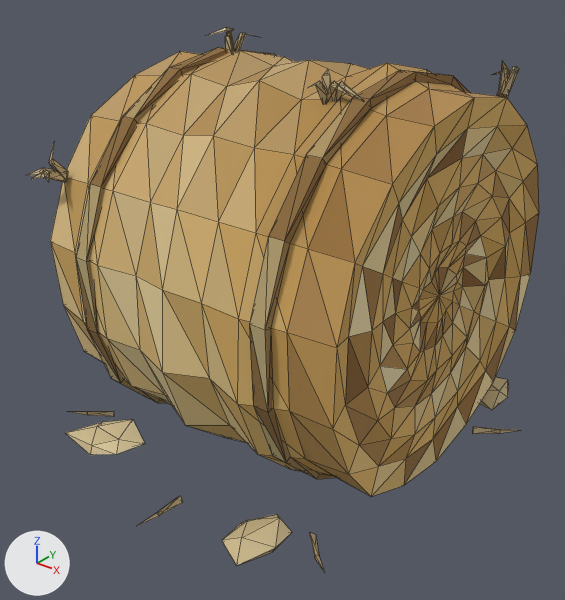
One commit to the glTF model examples/generated/hf-wave2/haystack-full.clunk-optimized.glb: the scene before it, then after it.
Rendered twice from a camera (50 mm lens) standing at (1.6, -2.14, 1.82) and looking at (-0.01, -0.12, 0.57). Arrows for +X, +Y and +Z are at lower left; the lights stay in place. The first picture is the older version. Mesh edges are drawn as thin lines. Where no turn or scale is listed for an object, it has been applied to the vertices. Vertices at exactly the same position are counted once.

Names of what the first picture shows: 'bale', 'loose_straw', 'twine'.
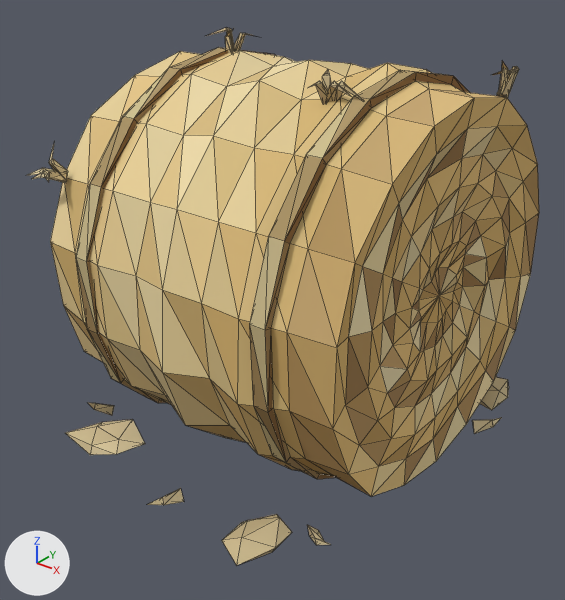
What differs and where, as boxes [x1, y1, x2, y2] in the pictures (565 x 600 px; the box of a moved part takes in the faces that stretch with it):
'loose_straw', reshaped: before [28, 27, 519, 571]; after [28, 27, 519, 565]
part 1 of me_mesh_0, recoloured: [50, 50, 538, 483] in both
part 2 of me_mesh_1, moved or reshaped: [134, 47, 275, 118] in both
part 3 of me_mesh_1, moved or reshaped: [323, 70, 453, 157] in both
part 4 of me_mesh_1, recoloured: [76, 47, 470, 476] in both
part 5 of me_mesh_2, deleted: before [473, 427, 518, 434]
part 6 of me_mesh_2, deleted: before [137, 496, 183, 526]
part 7 of me_mesh_2, deleted: before [71, 411, 114, 416]
part 8 of me_mesh_2, deleted: before [310, 533, 324, 571]
part 9 of me_mesh_2, added: after [88, 403, 331, 545]
part 10 of me_mesh_2, added: after [472, 418, 501, 434]
part 11 of me_mesh_2, recoloured: [28, 27, 519, 183] in both

Edits to the bpy script that builds the scene:
```text
Change me_mesh_0:
    where me_mesh_0.from_pydata(...)  # 380 vertices, 756 faces; spans x -0.604..0.604, y -0.736..0.725, z 0.0..1.424
    used by ob_bale; location = (0.0, 0.0, 0.0)
    me_mesh_0 part 1: 745 kept faces spanning x -0.604..0.604, y -0.736..0.725, z 0.0..1.424 get new vertex colours
Change me_mesh_1:
    where me_mesh_1.from_pydata(...)  # 144 vertices, 216 faces; spans x -0.403..0.403, y -0.717..0.72, z 0.008..1.407
    used by ob_twine; location = (0.0, 0.0, 0.0)
    me_mesh_1 part 2
    me_mesh_1.vertices[1].co: (-0.347, 0.0, 1.407) -> (-0.347, -0.251, 1.369)  # not seen -> pixel (180, 69)
    me_mesh_1.vertices[2].co: (-0.347, -0.251, 1.369) -> (-0.347, 0.0, 1.407)  # pixel (180, 69) -> not seen
    me_mesh_1 part 3
    me_mesh_1.vertices[73].co: (0.403, 0.0, 1.406) -> (0.403, -0.25, 1.364)  # pixel (415, 71) -> pixel (369, 99)
    me_mesh_1.vertices[74].co: (0.403, -0.25, 1.364) -> (0.403, 0.0, 1.406)  # pixel (369, 99) -> pixel (415, 71)
    me_mesh_1 part 4: 200 kept faces spanning x -0.403..0.403, y -0.717..0.72, z 0.008..1.407 get new vertex colours
Change me_mesh_2:
    used by ob_loose_straw; location = (0.0, 0.0, 0.0)
    remove me_mesh_2.from_pydata(...)  # 258 vertices, 350 faces; spans x -0.84..0.75, y -0.88..0.8, z 0.01..1.48
    add me_mesh_2.from_pydata(...)  # 258 vertices, 356 faces; spans x -0.76..0.67, y -0.82..0.77, z 0.01..1.48
    me_mesh_2 part 5: the loose piece of 7 vertices spanning x 0.6..0.75, y 0.29..0.41, z 0.02..0.05 is deleted
    me_mesh_2 part 6: the loose piece of 7 vertices spanning x -0.02..0.01, y -0.88..-0.7, z 0.02..0.04 is deleted
    me_mesh_2 part 7: the loose piece of 7 vertices spanning x -0.69..-0.57, y -0.65..-0.49, z 0.02..0.07 is deleted
    me_mesh_2 part 8: the loose piece of 7 vertices spanning x 0.45..0.6, y -0.68..-0.55, z 0.02..0.05 is deleted
    me_mesh_2 part 9: 21 vertices added at x -0.63..0.57, y -0.81..-0.48, z 0.03..0.12
    me_mesh_2 part 10: 7 vertices added at x 0.59..0.67, y 0.28..0.4, z 0.03..0.08
    me_mesh_2 part 11: 209 kept faces spanning x -0.67..0.6, y -0.69..0.66, z 1.02..1.48 get new vertex colours; the middle colour goes from beige #cdb88d to beige #cbb78b
    other edits to the shape of me_mesh_2 do not show in these pictures
```
